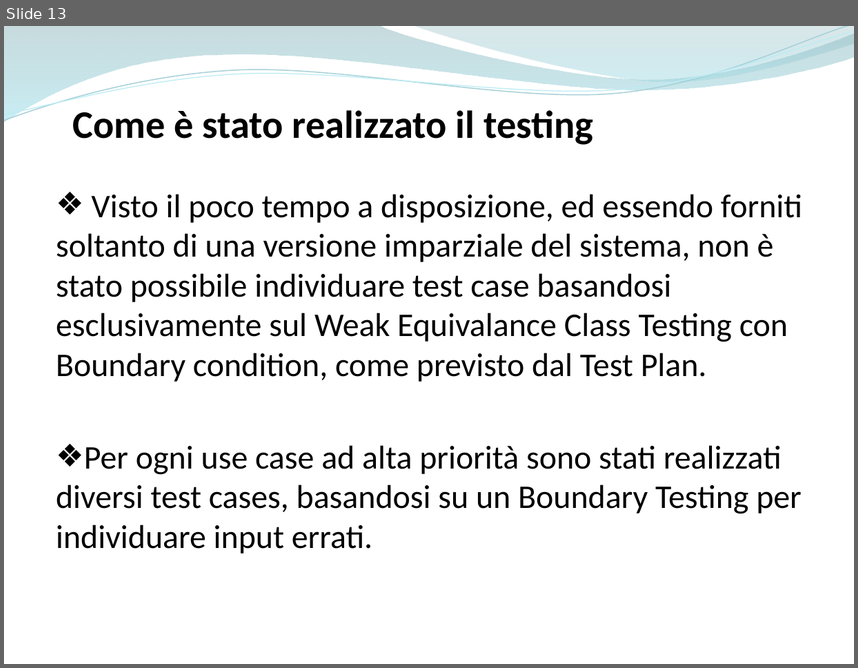
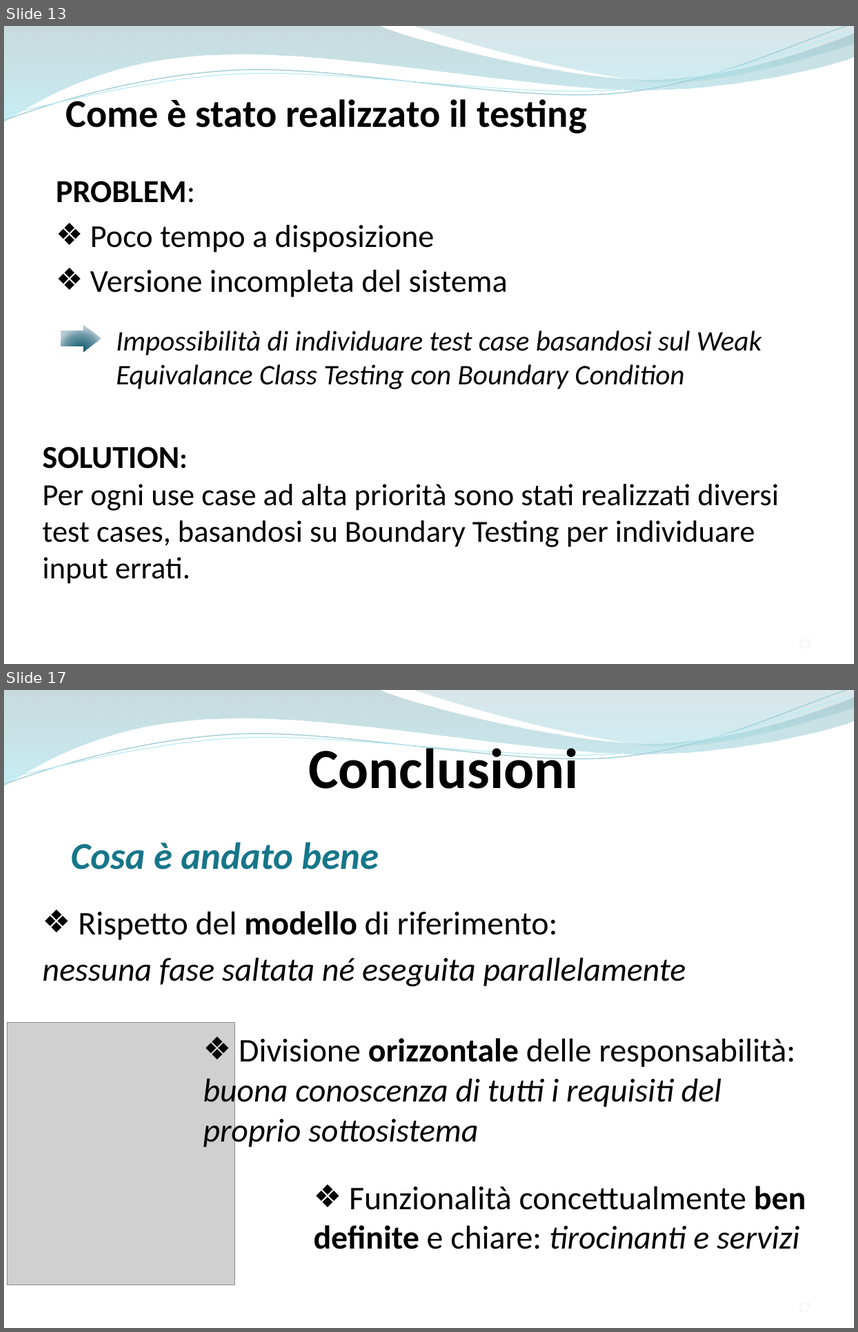
Before and after one commit to ammirate/at-silo, a slide deck: Presentazione/Atsilo2/Ferrara/Ferrara_M_PresentazioneFinale.pptx. Shown one above the other, each under a label of ours: slide 13 before the commit, slides 13 and 17 after it; the slides between them are not shown. The pictures are 858x668 and 858x1332 pixels, drawn with LibreOffice and Linux fonts; fonts in the diff are those of the drawing; grey boxes stand for pictures. Boxes give left, top, right and bottom in pixels: in the first picture for what was removed or moved away, otherwise in the second. Text is boxed around its words. In the diff, an @@ line names an element or a change of style, - is before the commit and + after.

```diff
--- a/Presentazione/Atsilo2/Ferrara/Ferrara_M_PresentazioneFinale.pptx
+++ b/Presentazione/Atsilo2/Ferrara/Ferrara_M_PresentazioneFinale.pptx
@@ slide 17 added at [4, 690, 854, 1328], background #FFFFFF; not listed: 4 template elements that a slide beside it also shows @@
@@ text added at [308, 741, 578, 789], 48 pt, text #000000, bold @@
+Conclusioni
@@ text added at [71, 842, 378, 869], 32 pt, text #167689, bold, italic @@
+Cosa è andato bene
@@ text added at [43, 911, 686, 987], 28 pt, text #000000, italic @@
+❖ Rispetto del modello di riferimento:
+nessuna fase saltata né eseguita parallelamente
@@ picture added at [7, 1023, 235, 1284] @@
@@ text added at [203, 1038, 795, 1149], 28 pt, text #000000, italic @@
+❖ Divisione orizzontale delle responsabilità: buona conoscenza di tutti i requisiti del proprio sottosistema
@@ text added at [314, 1185, 806, 1249], 28 pt, text #000000 @@
+❖ Funzionalità concettualmente ben definite e chiare: tirocinanti e servizi
@@ slide 13 changed as well @@
@@ text "Come è stato realizzato il ..." rewrapped from [72, 110, 593, 145] to [65, 94, 587, 134] @@
@@ text at [56, 181, 508, 297]: text changed; size 28 to 27 pt @@
-❖ Visto il poco tempo a disposizione, ed essendo forniti soltanto di una versione imparziale del sistema, non è stato possibile individuare test case basandosi esclusivamente sul Weak Equivalance Class Testing con Boundary condition, come previsto dal Test Plan.
-❖ Per ogni use case ad alta priorità sono stati realizzati diversi test cases, basandosi su un Boundary Testing per individuare input errati.
+PROBLEM:
+❖ Poco tempo a disposizione
+❖ Versione incompleta del sistema
@@ right arrow added at [61, 324, 101, 351], fill gradient #005468 to #6A96A5 to #B8CCD4 @@
@@ text added at [116, 330, 762, 389], 24 pt, text #000000, italic @@
+Impossibilità di individuare test case basandosi sul Weak Equivalance Class Testing con Boundary Condition
@@ text added at [43, 446, 779, 584], 26 pt, text #000000 @@
+SOLUTION:
+Per ogni use case ad alta priorità sono stati realizzati diversi test cases, basandosi su Boundary Testing per individuare input errati.
```
Also in this commit, not shown: 12 other slides changed, 4 other slides added, 3 slides removed.
